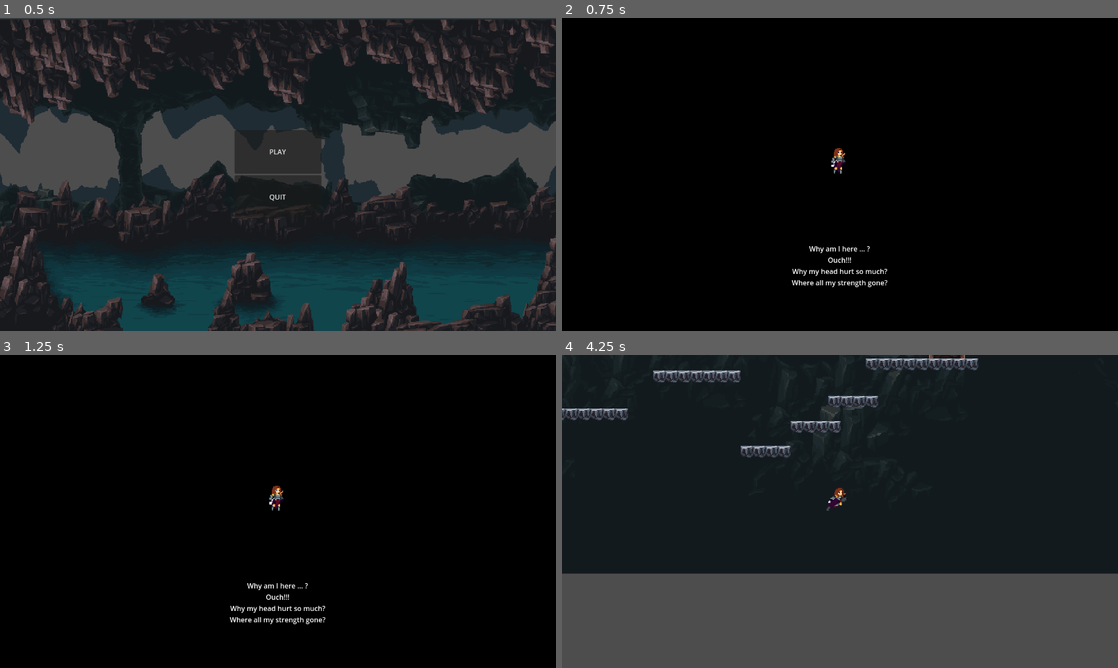
Above: before the commit, frames 1-4 (two rows, left to right).
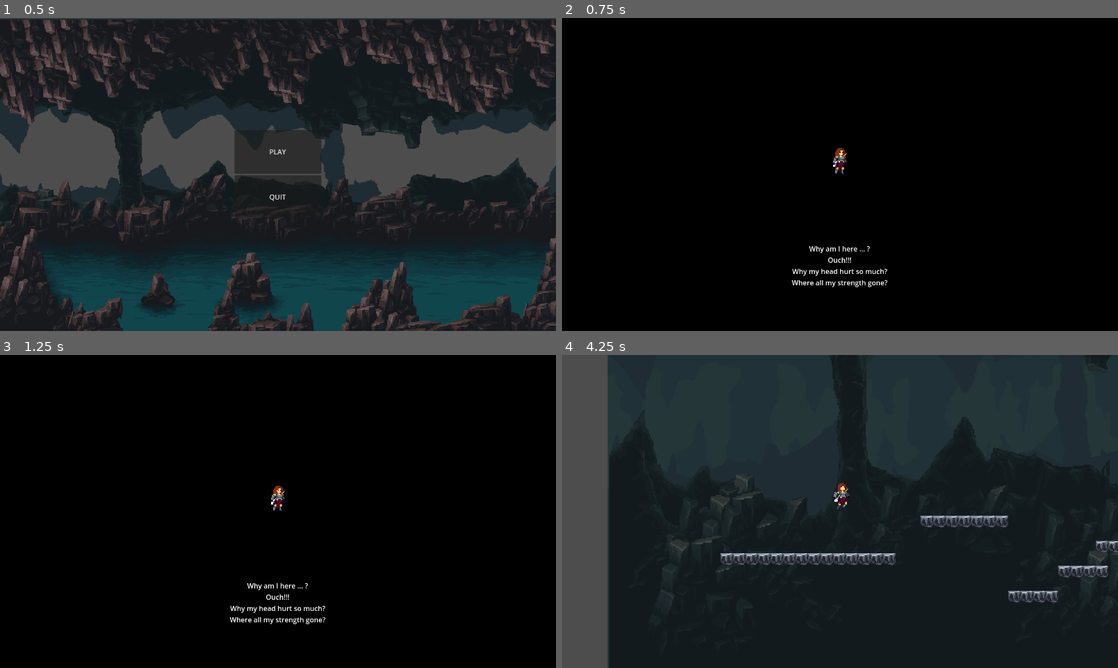
Above: after the commit, the same moments.

Repository: davidwkw/42KL_gamejam_2023_metroidvania
Game: Godot game, scene res://main.tscn
Two runs of this game, one before a commit and one after it. Both use one fixed random seed, a clock stepped at 60 frames per second and the inputs below.
Inputs:
- Up to frame 1 (0.5 s): no input
- Up to frame 2 (0.75 s): click "PLAY" at 0.5 s
- Up to frame 3 (1.25 s): no input
- Up to frame 4 (4.25 s): tap Enter (ui_accept) at 1.25, 1.52, 1.55, 1.82, 2.1, 2.27, 2.57, 3.05, 3.77, 4.07 s; hold Right (ui_right) 1.28-2.78 s; tap Z (Attack, bound only after the commit) at 1.35, 2.3, 2.85, 3.6 s; hold Left (ui_left) 2.78-3.53 s; hold Right (ui_right) from 3.53 s (still down)

Frame 1 is identical in both runs. In frame 2, 0.1% of the frame differs, in the area x 48-52%, y 41-50%; in frame 3, 0.1%; in frame 4, 55%, in the area x 0-100%, y 0-100%.

Commit message:
test upload

Diff:
--- a/Player/Player.gd
+++ b/Player/Player.gd
@@ -3,6 +3,7 @@
 var starting_position
 const SPEED = 300.0
 const JUMP_VELOCITY = -400.0
+var isAttacking = false;
 
 # Get the gravity from the project settings to be synced with RigidBody nodes.
 var gravity = ProjectSettings.get_setting("physics/2d/default_gravity")
@@ -25,11 +26,11 @@
 	# Add the gravity.
 	if not is_on_floor():
 		velocity.y += gravity * delta
-		if velocity.y > 0:
+		if velocity.y > 0 and isAttacking == false:
 			anim_player.play("Fall")
 
 	# Handle Jump.
-	if Input.is_action_just_pressed("ui_accept") and is_on_floor():
+	if Input.is_action_just_pressed("ui_accept") and is_on_floor() and isAttacking == false:
 		velocity.y = JUMP_VELOCITY
 		anim_player.play("Jump")
 
@@ -39,15 +40,26 @@
 
 	direction_handler(direction)
 
-	if direction:
+	if direction and isAttacking == false:
 		velocity.x = direction * SPEED
 		if velocity.y == 0:
 			anim_player.play("Run")
 
 	else:
-		velocity.x = move_toward(velocity.x, 0, SPEED)
-		if velocity.y == 0:
-			anim_player.play("Idle")
+		if isAttacking == false:
+			velocity.x = move_toward(velocity.x, 0, SPEED)
+			if velocity.y == 0:
+				anim_player.play("Idle")
+
+	if isAttacking == false and Input.is_action_just_pressed("Attack"):
+		anim_player.play("Attack");
+		$AttackCollision/CollisionShape2D.disabled = false;
+		isAttacking = true;
+		if is_on_floor():
+			velocity.x = 0;
+
+	if is_on_floor() && isAttacking:
+		velocity.x = 0;
 
 	move_and_slide()
 
@@ -56,7 +68,17 @@
 
 	if direction > 0:
 		anim_sprite.flip_h = false
+		$AttackCollision.scale.x = 1;
 	elif direction < 0:
 		anim_sprite.flip_h = true
+		$AttackCollision.scale.x = -1;
 	else:
 		pass
+
+func _on_animation_player_animation_finished(anim_name):
+	if anim_name == "Attack":
+		anim_player.play("Idle");
+		$AttackCollision/CollisionShape2D.disabled = true;
+		isAttacking = false;
+		if not is_on_floor():
+			anim_player.play("Fall")
--- a/Player/Player.tscn
+++ b/Player/Player.tscn
@@ -103,9 +103,9 @@
 "duration": 1.0,
 "texture": ExtResource("13_chtgh")
 }],
-"loop": true,
+"loop": false,
 "name": &"Attack",
-"speed": 12.0
+"speed": 20.0
 }, {
 "frames": [{
 "duration": 1.0,
@@ -291,8 +291,6 @@
 
 [sub_resource type="Animation" id="Animation_gk7bj"]
 resource_name = "Attack"
-length = 1.1
-loop_mode = 1
 tracks/0/type = "value"
 tracks/0/imported = false
 tracks/0/enabled = true
@@ -546,16 +544,19 @@
 "WallSlide": SubResource("Animation_avsh7")
 }
 
+[sub_resource type="RectangleShape2D" id="RectangleShape2D_kul6b"]
+size = Vector2(28, 40)
+
 [node name="Player" type="CharacterBody2D"]
 script = ExtResource("1_ajcdk")
 
 [node name="CollisionShape2D" type="CollisionShape2D" parent="."]
-position = Vector2(-2.5625, -18)
+position = Vector2(0.4, -18)
 shape = SubResource("RectangleShape2D_gh2n5")
 metadata/_edit_lock_ = true
 
 [node name="AnimatedSprite2D" type="AnimatedSprite2D" parent="."]
-position = Vector2(3, -22)
+position = Vector2(5, -22)
 sprite_frames = SubResource("SpriteFrames_2nap7")
 animation = &"Attack"
 frame = 1
@@ -570,3 +571,13 @@
 [node name="Camera2D" type="Camera2D" parent="."]
 zoom = Vector2(1.8, 1.8)
 limit_smoothed = true
+
+[node name="AttackCollision" type="Area2D" parent="."]
+position = Vector2(5, 0)
+
+[node name="CollisionShape2D" type="CollisionShape2D" parent="AttackCollision"]
+position = Vector2(20, -21)
+shape = SubResource("RectangleShape2D_kul6b")
+disabled = true
+
+[connection signal="animation_finished" from="AnimationPlayer" to="." method="_on_animation_player_animation_finished"]
--- a/project.godot
+++ b/project.godot
@@ -38,6 +38,12 @@
 , Object(InputEventKey,"resource_local_to_scene":false,"resource_name":"","device":-1,"window_id":0,"alt_pressed":false,"shift_pressed":false,"ctrl_pressed":false,"meta_pressed":false,"pressed":false,"keycode":0,"physical_keycode":68,"key_label":0,"unicode":100,"echo":false,"script":null)
 ]
 }
+Attack={
+"deadzone": 0.5,
+"events": [Object(InputEventKey,"resource_local_to_scene":false,"resource_name":"","device":0,"window_id":0,"alt_pressed":false,"shift_pressed":false,"ctrl_pressed":false,"meta_pressed":false,"pressed":false,"keycode":0,"physical_keycode":90,"key_label":0,"unicode":0,"echo":false,"script":null)
+, Object(InputEventKey,"resource_local_to_scene":false,"resource_name":"","device":0,"window_id":0,"alt_pressed":false,"shift_pressed":false,"ctrl_pressed":false,"meta_pressed":false,"pressed":false,"keycode":0,"physical_keycode":44,"key_label":0,"unicode":0,"echo":false,"script":null)
+]
+}
 
 [rendering]
 
Not shown: 1 places in Player/Player.tscn that only renumber resources
